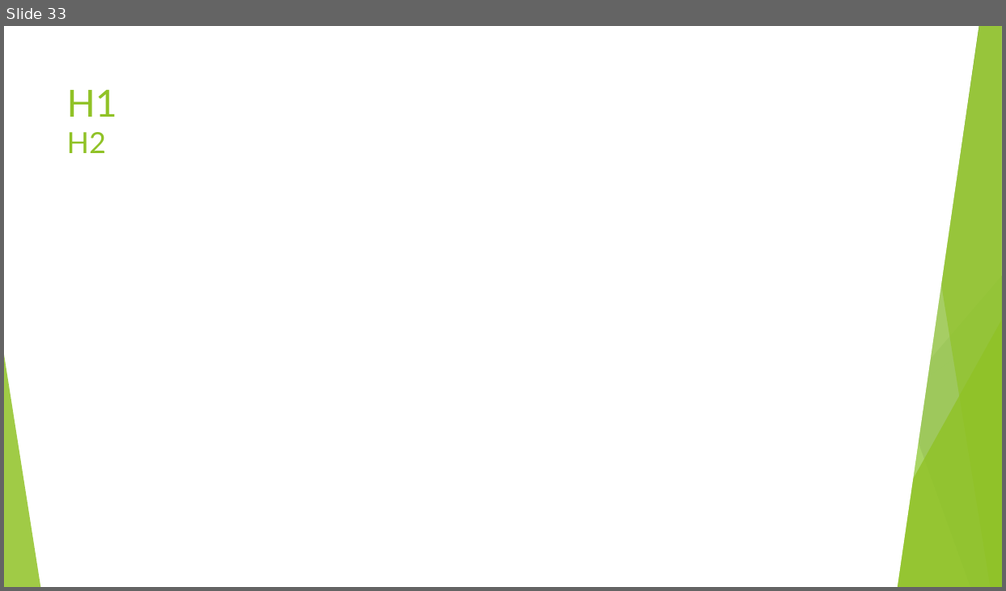
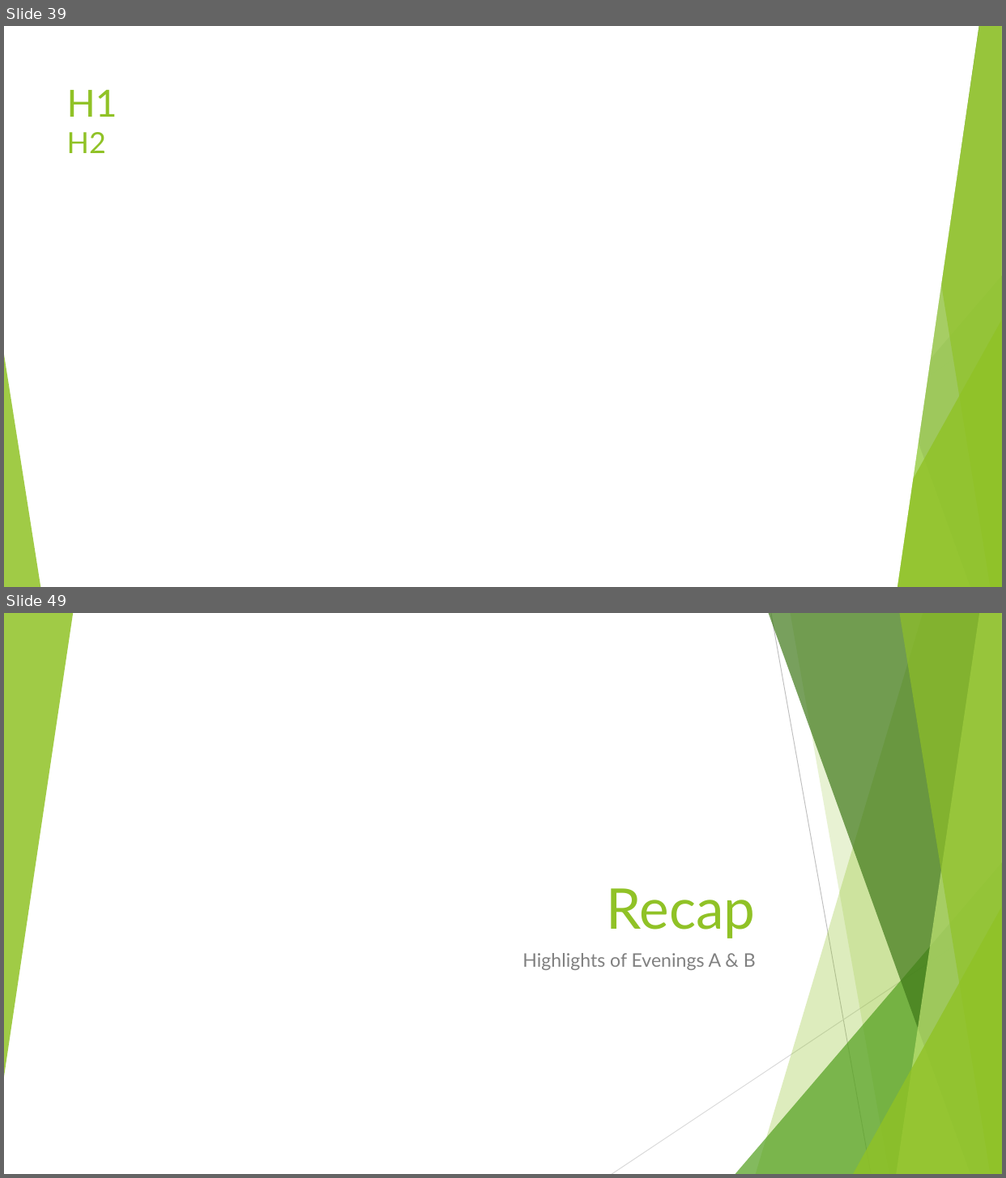
Before and after one commit to AlexLabram/Bonsai, a slide deck: Courseware/Bonsai On A Budget (running).pptx. Shown one above the other, each under a label of ours: slide 33 before the commit, slides 39 and 49 after it; the slides between them are not shown. The pictures are 1006x591 and 1006x1178 pixels, drawn with LibreOffice and Linux fonts; fonts in the diff are those of the drawing. Boxes give left, top, right and bottom in pixels: in the first picture for what was removed or moved away, otherwise in the second. Text is boxed around its words. In the diff, an @@ line names an element or a change of style, - is before the commit and + after.

```diff
--- a/Courseware/Bonsai On A Budget (running).pptx
+++ b/Courseware/Bonsai On A Budget (running).pptx
@@ slide 49 added at (4, 613, 1002, 1174), background #FFFFFF; not listed: 9 template elements that a slide beside it also shows @@
@@ triangle added at (4, 613, 73, 1077), fill #90C226 at 85% opacity @@
@@ title added at (607, 888, 756, 939), 54 pt, text #90C226 @@
+Recap
@@ subtitle added at (522, 953, 756, 970), 18 pt, text #808080 @@
+Highlights of Evenings A & B
@@ what was slide 33 is now slide 39 @@
```
Also in this commit, not shown: 2 slides changed, 11 other slides added.
